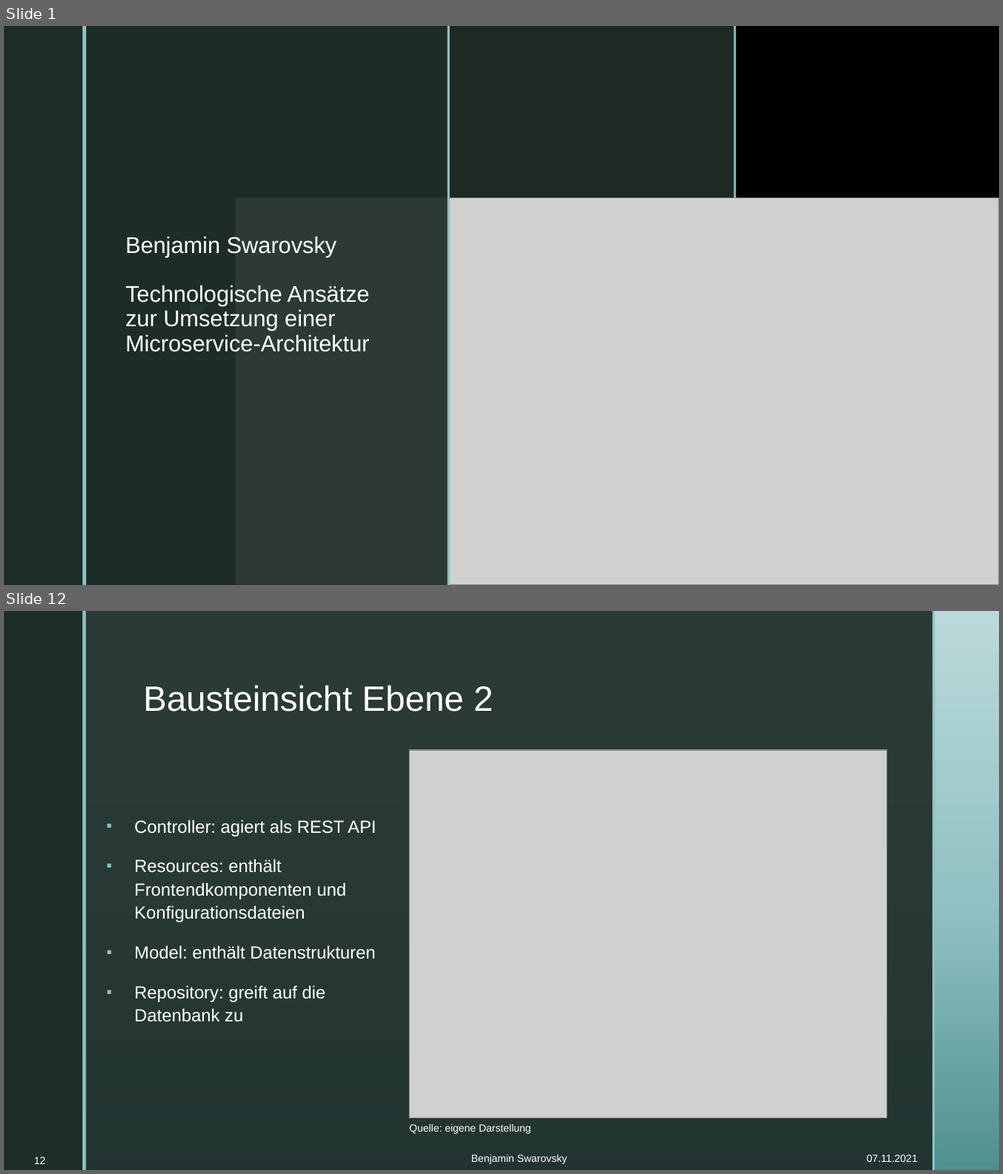
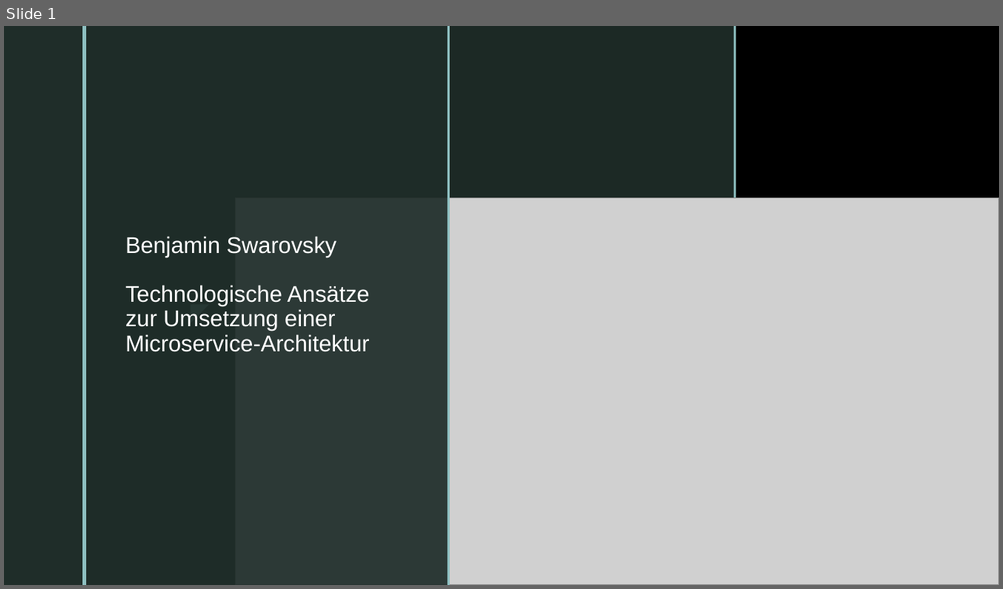
Before and after one commit to BenjaminS01/Abschluss, a slide deck: Vortrag.pptx. Shown one above the other, each under a label of ours: slides 1 and 12 before the commit, slide 1 after it; the slides between them are not shown. The pictures are 1003x1174 and 1003x589 pixels, drawn with LibreOffice and Linux fonts; fonts in the diff are those of the drawing; grey boxes stand for pictures; background and template pictures are left out. Boxes give left, top, right and bottom in pixels: in the first picture for what was removed or moved away, otherwise in the second. Text is boxed around its words. In the diff, an @@ line names an element or a change of style, - is before the commit and + after.

```diff
--- a/Vortrag.pptx
+++ b/Vortrag.pptx
@@ slide 12 removed at [4,611,999,1170], background picture (left out) @@
@@ rectangle removed at [4,611,82,1170] @@
@@ rectangle removed at [82,611,86,1170] @@
@@ rectangle removed at [86,611,932,1170] @@
@@ rectangle removed at [932,611,934,1170] @@
@@ title removed at [143,685,492,712] @@
-Bausteinsicht Ebene 2
@@ picture removed at [409,751,887,1119] @@
@@ text removed at [134,820,375,1022] @@
-▪ Controller: agiert als REST API
-▪ Resources: enthält Frontendkomponenten und Konfigurationsdateien
-▪ Model: enthält Datenstrukturen
-▪ Repository: greift auf die Datenbank zu
@@ text removed at [409,1125,531,1134] @@
-Quelle: eigene Darstellung
@@ page number removed at [34,1157,46,1165] @@
-12
@@ text removed at [471,1155,566,1165] @@
-Benjamin Swarovsky
@@ text removed at [866,1155,917,1162] @@
-07.11.2021
```
Also in this commit, not shown: 25 slides changed, 1 other slide removed.
